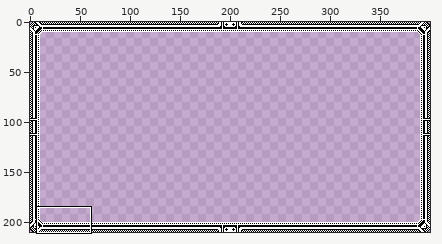
File history of a pixel-art file, aseprite/UI/UI_EndScreen.aseprite. The first picture is a wide view before the edit; the outline marks the close-up.
Close-up. Earlier state:
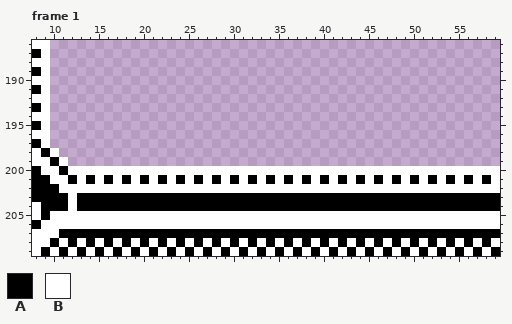
400x210 pixels, 1 frame. Shown: frame 1: x 8..59, y 186..209. The commit also changed other frames or places, which this record leaves out.
Palette (. is transparent): A #000000  B #ffffff
Pixels before, frame 1, first column x 8:
186 BB..................................................
187 AB..................................................
188 BB..................................................
189 AB..................................................
190 BB..................................................
191 AB..................................................
192 BB..................................................
193 AB..................................................
194 BB..................................................
195 AB..................................................
196 BB..................................................
197 AB..................................................
198 BAB.................................................
199 BBAB................................................
200 ABBABBBBBBBBBBBBBBBBBBBBBBBBBBBBBBBBBBBBBBBBBBBBBBBB
201 AABBABABABABABABABABABABABABABABABABABABABABABABABAB
202 AAABBBBBBBBBBBBBBBBBBBBBBBBBBBBBBBBBBBBBBBBBBBBBBBBB
203 AAAABAAAAAAAAAAAAAAAAAAAAAAAAAAAAAAAAAAAAAAAAAAAAAAA
204 BAAABAAAAAAAAAAAAAAAAAAAAAAAAAAAAAAAAAAAAAAAAAAAAAAA
205 BABBBBBBBBBBBBBBBBBBBBBBBBBBBBBBBBBBBBBBBBBBBBBBBBBB
206 ABBBBBBBBBBBBBBBBBBBBBBBBBBBBBBBBBBBBBBBBBBBBBBBBBBB
207 BBBAAAAAAAAAAAAAAAAAAAAAAAAAAAAAAAAAAAAAAAAAAAAAAAAA
208 BBABABABABABABABABABABABABABABABABABABABABABABABABAB
209 BABABABABABABABABABABABABABABABABABABABABABABABABABA
After the commit:
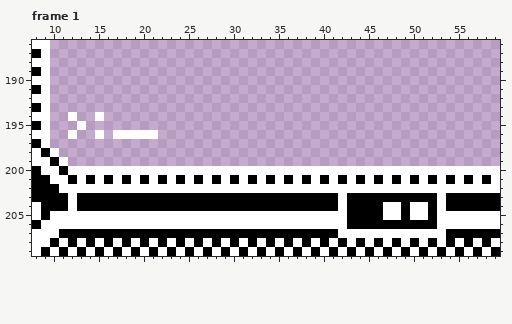
From old to new:
layer "MAIN" added
layer "ANIMATED" added
layer "Layer 1" removed
Frame 1, layers "ANIMATED", "MAIN":
y 194: x 12 . -> B; x 15 . -> B
y 195: x 13 . -> B
y 196: x 12 . -> B; x 15 . -> B; x 17..21 ..... -> BBBBB
y 203: x 42 A -> B; x 53 A -> B
y 204: x 42 A -> B; x 47..48 AA -> BB; x 50..51 AA -> BB; x 53 A -> B
y 205: x 43..46 BBBB -> AAAA; x 49 B -> A; x 52 B -> A
y 206: x 43..52 BBBBBBBBBB -> AAAAAAAAAA
y 207: x 42..53 AAAAAAAAAAAA -> BBBBBBBBBBBB
Changed places in both close-ups, as pixel boxes (x1, y1, x2, y2):
added: (68, 112, 158, 139)
changed: (338, 193, 446, 238)
